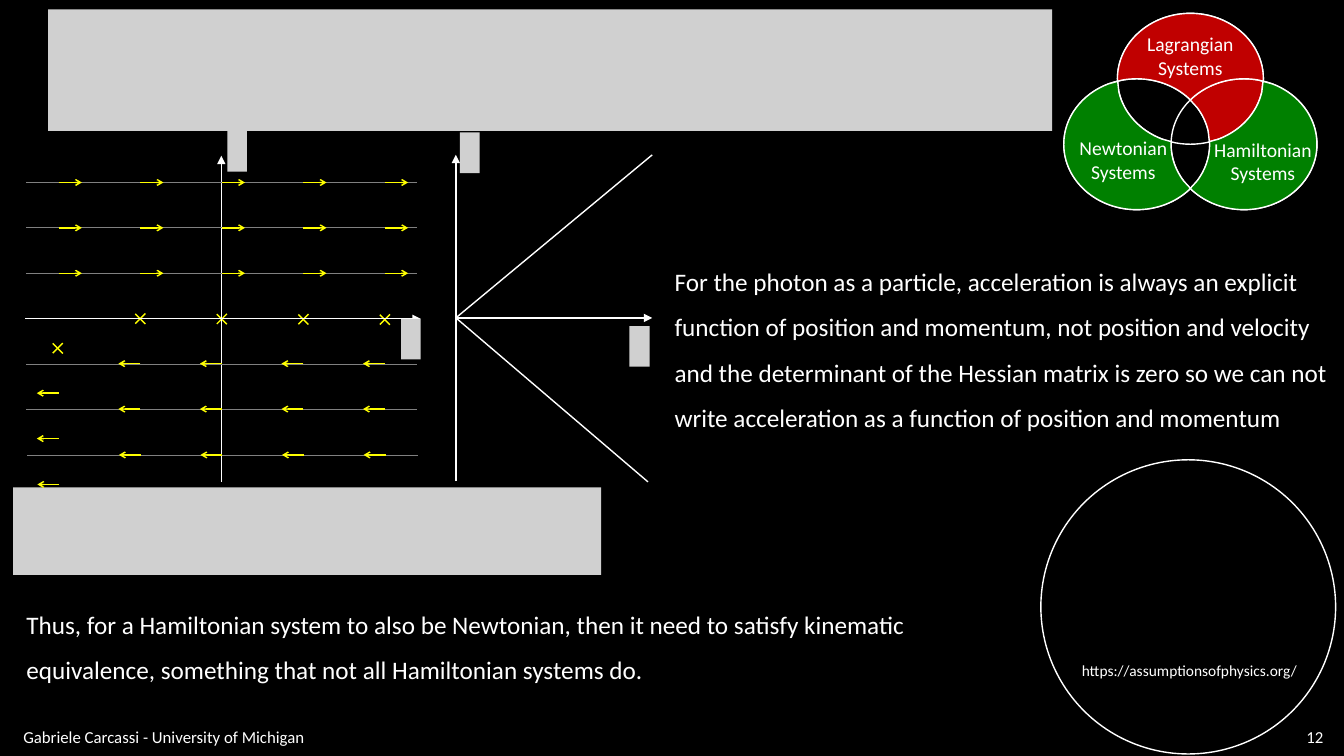
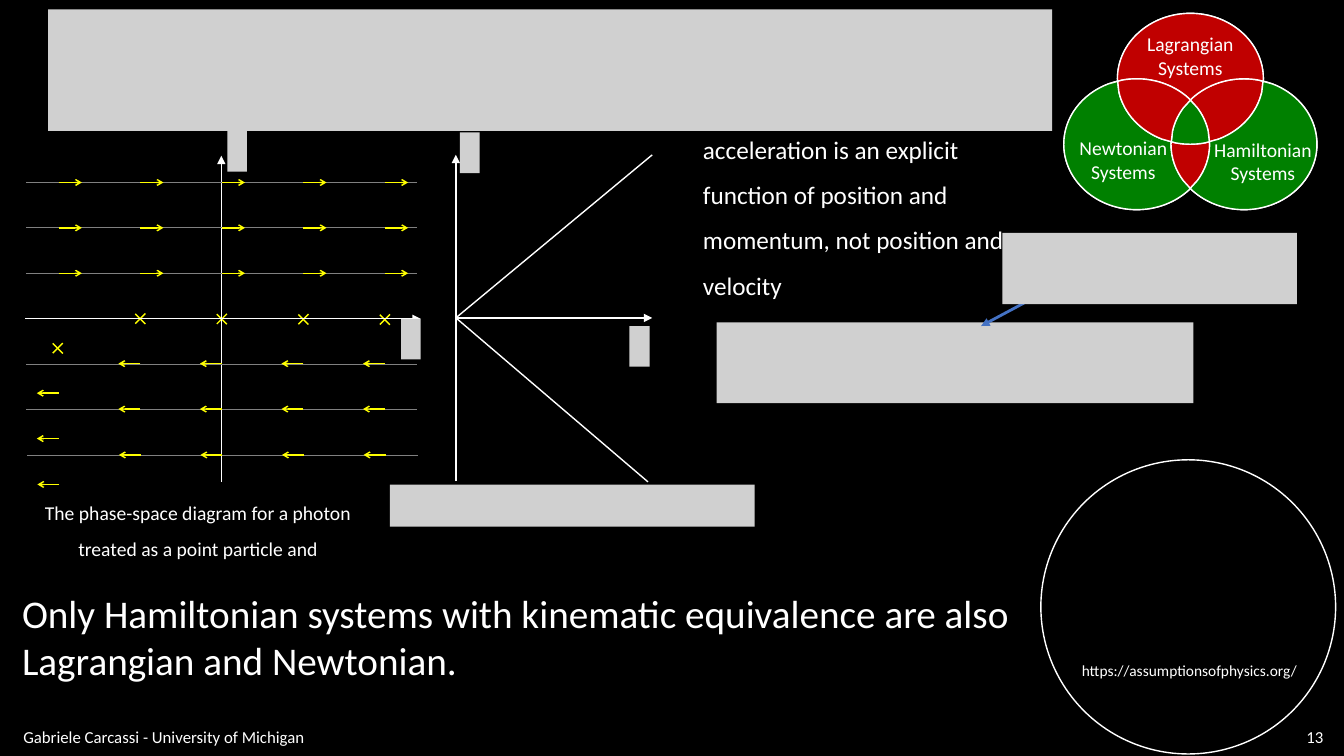
Before and after one commit to assumptionsofphysics/slides, a slide deck: slide 13 of BookCompanions-v2/RP-Class-1.pptx (slide 12 before the commit). Drawn at 1344x756 pixels with LibreOffice and Linux fonts; fonts in the diff are those of the drawing; grey boxes stand for pictures; background and template pictures are left out. Boxes give left, top, right and bottom in pixels: in the first picture for what was removed or moved away, otherwise in the second. Text is boxed around its words. In the diff, an @@ line names an element or a change of style, - is before the commit and + after.

```diff
--- a/BookCompanions-v2/RP-Class-1.pptx
+++ b/BookCompanions-v2/RP-Class-1.pptx
@@ freeform shape added at (1118,79,1191,141), fill #C00000, outline #FFFFFF 1 pt @@
@@ freeform shape added at (1172,100,1210,144), fill #008000, outline #FFFFFF 1 pt @@
@@ text at (703,141,1004,299): text changed @@
-For the photon as a particle, acceleration is always an explicit function of position and momentum, not position and velocity and the determinant of the Hessian matrix is zero so we can not write acceleration as a function of position and momentum
+acceleration is an explicit function of position and momentum, not position and velocity
@@ freeform shape added at (1172,142,1210,189), fill #C00000, outline #FFFFFF 1 pt @@
@@ picture added at (1002,233,1297,304) @@
@@ arrow added from (1046, 291) to (981, 326), #4472C4 2 pt @@
@@ picture added at (717,323,1194,403) @@
@@ picture removed at (13,488,601,576) @@
@@ text added at (45,506,351,559), 14 pt, text #FFFFFF @@
+The phase-space diagram for a photon treated as a point particle and
@@ picture added at (390,485,755,527) @@
@@ text added at (22,600,1009,682), 28 pt, text #FFFFFF @@
+Only Hamiltonian systems with kinematic equivalence are also Lagrangian and Newtonian.
@@ text removed at (26,616,904,684) @@
-Thus, for a Hamiltonian system to also be Newtonian, then it need to satisfy kinematic equivalence, something that not all Hamiltonian systems do.
@@ page number at (1306,732,1323,743): text changed @@
-12
+13
```
Also in this commit, not shown: 9 other slides changed, 1 slide added, 2 slides removed, 1 other file.
